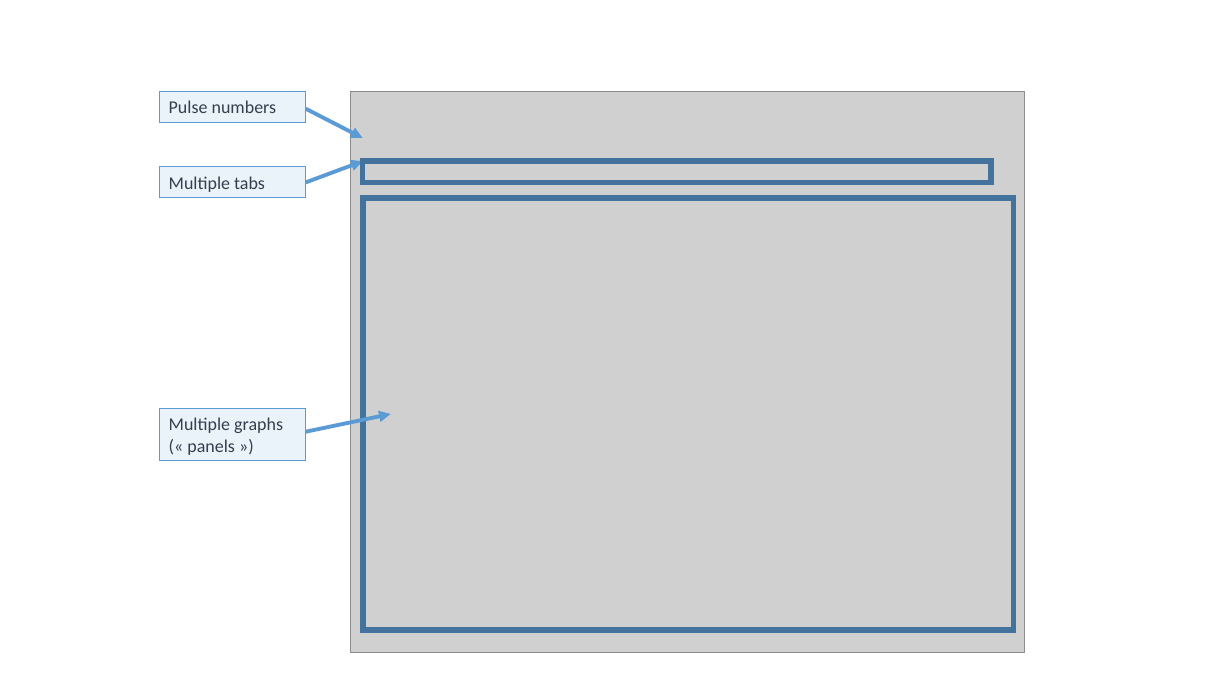
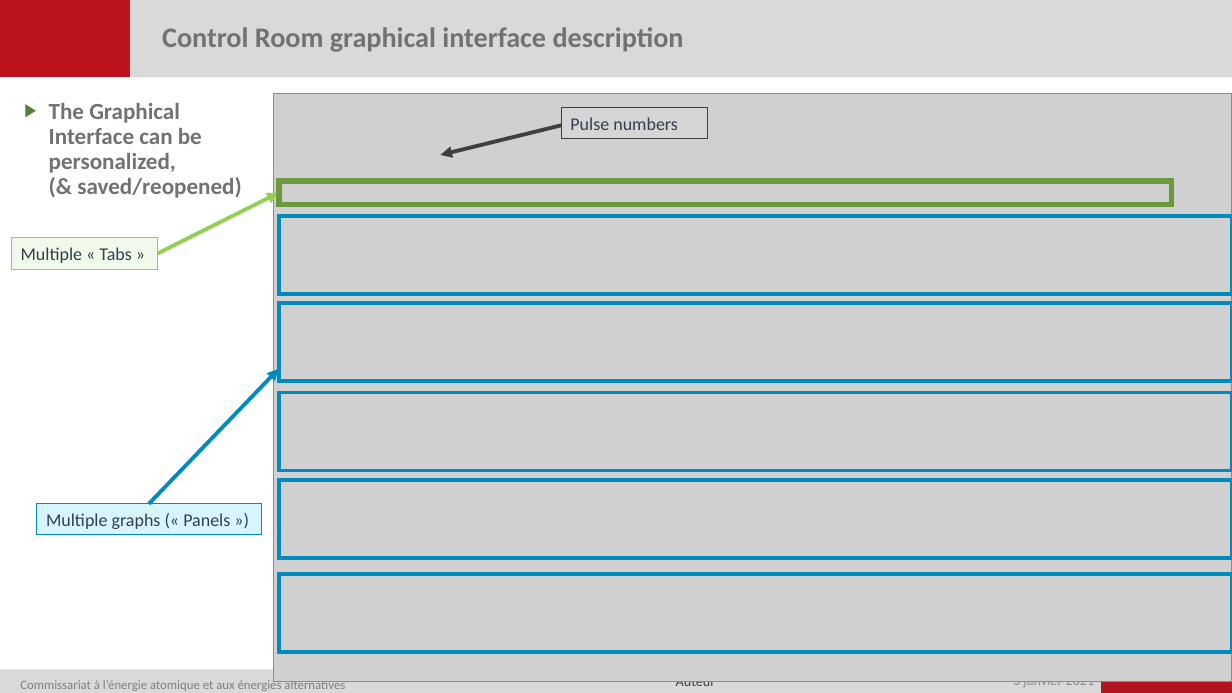
Before and after one commit to jhillairet/PPAT, a slide deck: slide 4 of doc/PPPAT_ControlRoom.pptx (slide 5 before the commit). Drawn at 1232x693 pixels with LibreOffice and Linux fonts; fonts in the diff are those of the drawing; grey boxes stand for pictures; background and template pictures are left out. Boxes give left, top, right and bottom in pixels: in the first picture for what was removed or moved away, otherwise in the second. Text is boxed around its words. In the diff, an @@ line names an element or a change of style, - is before the commit and + after.

Commit message:
Updated the Control Room presentation, added some examples of the daily use

```diff
--- a/doc/PPPAT_ControlRoom.pptx
+++ b/doc/PPPAT_ControlRoom.pptx
@@ rectangle added at <box>0,0,1232,78</box>, fill #D9D9D9 @@
@@ rectangle added at <box>0,0,130,77</box>, fill #BC141C, outline #BC141C 1 pt @@
@@ title added at <box>162,27,684,52</box>, 22 pt, text #767171, bold @@
+Control Room graphical interface description
@@ text added at <box>49,103,241,198</box>, 18 pt, text #767171, bold @@
+▶ The Graphical Interface can be personalized,
+  (& saved/reopened)
@@ picture: place and size @@
-picture at <box>351,91,1025,653</box>
+picture at <box>274,93,1232,682</box>
@@ rectangle "Pulse numbers": place and size @@
-rectangle "Pulse numbers" at <box>160,91,306,123</box>
+rectangle "Pulse numbers" at <box>562,108,708,140</box>
@@ rectangle "Pulse numbers" at <box>562,108,708,140</box>: fill #DEEBF7 at 60% opacity to #D9D9D9 at 60% opacity; outline #5B9BD5 0.75 pt to #3F3F3F 0.75 pt @@
@@ arrow moved from (306, 109) - (362, 138) to (562, 126) - (441, 155) @@
@@ arrow (562, 126) - (441, 155): stroke #5B9BD5 3 pt to #3F3F3F 3 pt @@
@@ arrow moved from (306, 182) - (362, 161) to (158, 253) - (279, 193) @@
@@ arrow (158, 253) - (279, 193): stroke #5B9BD5 3 pt to #92D050 3 pt @@
@@ rectangle: place and size @@
-rectangle at <box>362,161,991,182</box>
+rectangle at <box>279,181,1172,204</box>
@@ rectangle at <box>279,181,1172,204</box>: outline #43739E 4.5 pt to #6C9A3B 4.5 pt @@
@@ rectangle "Multiple « Tabs »": place and size @@
-rectangle "Multiple « Tabs »" at <box>160,167,306,199</box>
+rectangle "Multiple « Tabs »" at <box>11,238,157,270</box>
@@ rectangle "Multiple « Tabs »" at <box>11,238,157,270</box>: fill #DEEBF7 at 60% opacity to #E9F6DC at 60% opacity; outline #5B9BD5 0.75 pt to #92D050 0.75 pt @@
@@ rectangle: place and size @@
-rectangle at <box>362,198,1014,630</box>
+rectangle at <box>279,216,1232,294</box>
@@ rectangle at <box>279,216,1232,294</box>: outline #43739E 4.5 pt to #008BBC 3 pt @@
@@ text in rectangle at <box>21,247,131,263</box>: text changed @@
-Multiple tabs
+Multiple « Tabs »
@@ rectangle added at <box>279,303,1232,381</box>, outline #008BBC 3 pt @@
@@ arrow moved from (306, 432) - (391, 414) to (149, 504) - (279, 369) @@
@@ arrow (149, 504) - (279, 369): stroke #5B9BD5 3 pt to #008BBC 3 pt @@
@@ rectangle added at <box>279,393,1232,470</box>, outline #008BBC 3 pt @@
@@ rectangle "Multiple graphs (« Panels »)": place and size @@
-rectangle "Multiple graphs (« Panels »)" at <box>160,409,306,461</box>
+rectangle "Multiple graphs (« Panels »)" at <box>37,504,262,535</box>
@@ rectangle "Multiple graphs (« Panels »)" at <box>37,504,262,535</box>: fill #DEEBF7 at 60% opacity to #BFEEFF at 60% opacity; outline #5B9BD5 0.75 pt to #008BBC 0.75 pt @@
@@ rectangle added at <box>279,481,1232,558</box>, outline #008BBC 3 pt @@
@@ text in rectangle at <box>46,513,230,529</box>: text changed @@
-Multiple graphs (« panels »)
+Multiple graphs (« Panels »)
@@ rectangle added at <box>279,574,1232,652</box>, outline #008BBC 3 pt @@
@@ rectangle added at <box>0,670,1232,693</box>, fill #D9D9D9 @@
@@ text added at <box>20,678,345,691</box>, 10 pt, text #808080 @@
+Commissariat à l’énergie atomique et aux énergies alternatives
@@ text added at <box>676,681,716,686</box>, 11 pt, text #3F3F3F @@
+Auteur
@@ text added at <box>1013,681,1095,687</box>, 11 pt, text #8C8C8C @@
+3 janvier 2021
@@ rectangle added at <box>1102,670,1232,693</box>, fill #B1151F @@
```
Also in this commit, not shown: 1 other slide changed, 16 slides added, 3 slides removed.
